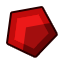
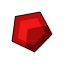
The second 64 × 64 image is a revision of the first. Changes to its layers:
painted on "Forme 21" over [8, 8, 56, 56]
